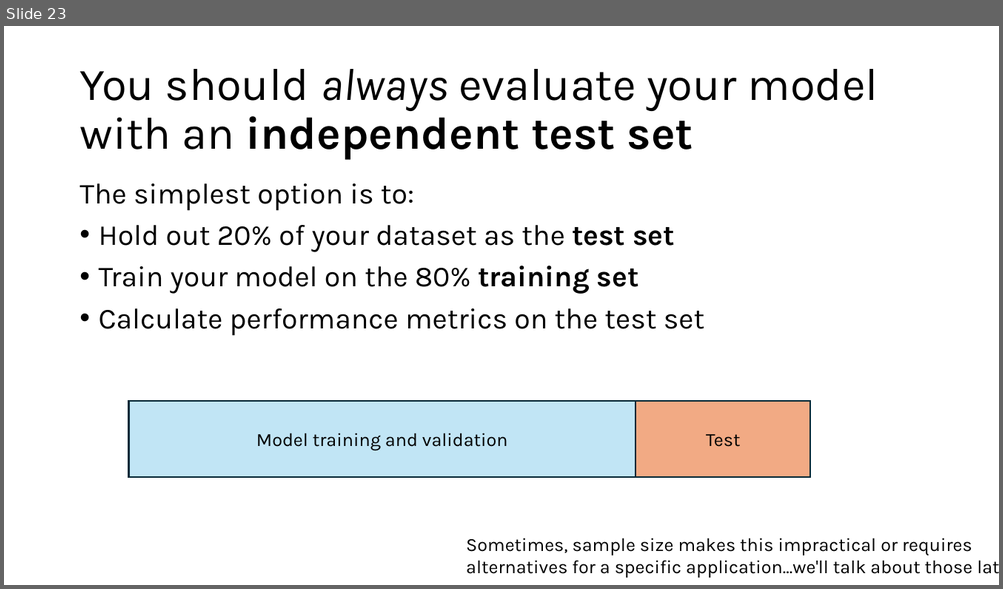
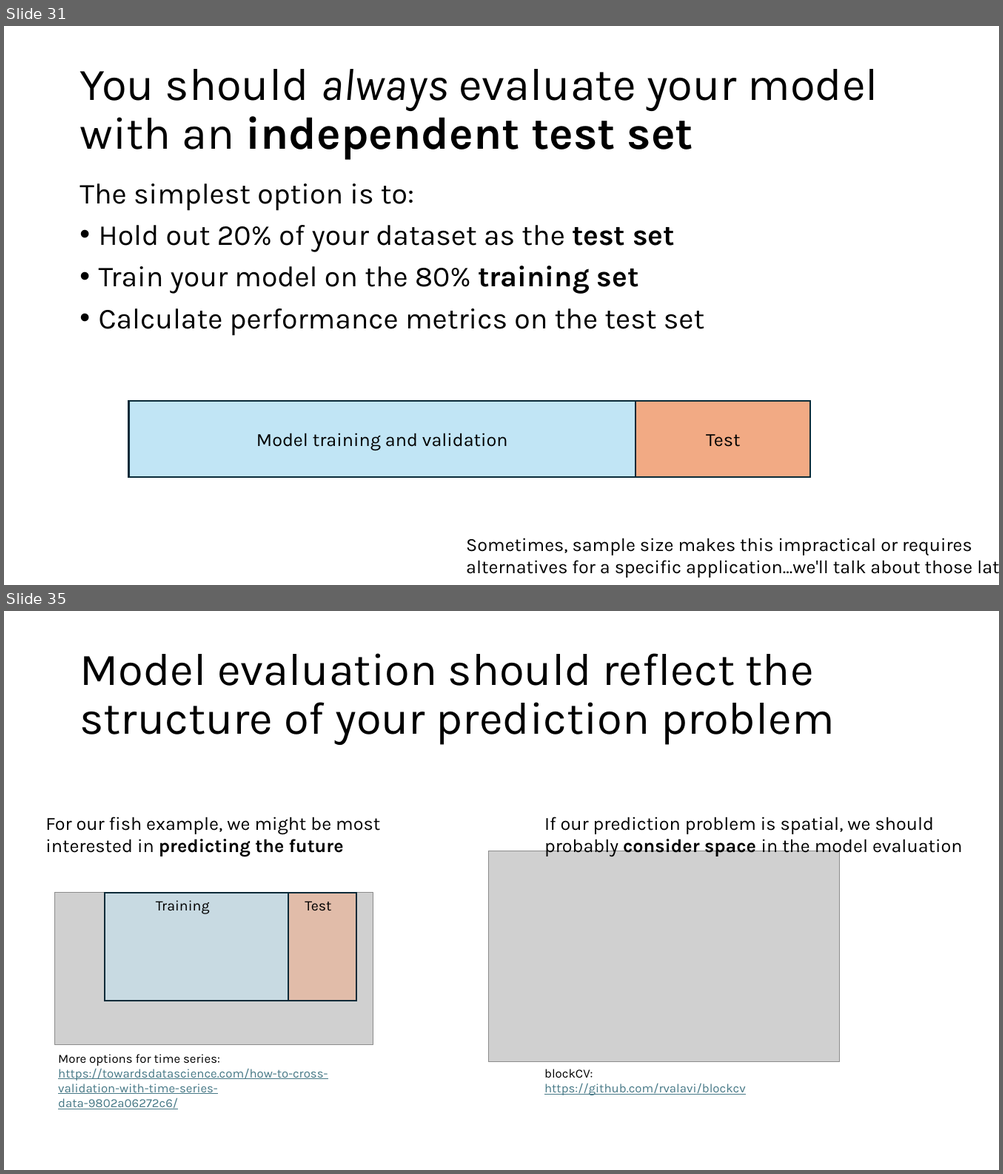
Before and after one commit to grantvagle/ml_methods_workshop, a slide deck: slides/02_model_eval_cv.pptx. Shown one above the other, each under a label of ours: slide 23 before the commit, slides 31 and 35 after it; the slides between them are not shown. The pictures are 1003x589 and 1003x1174 pixels, drawn with LibreOffice and Linux fonts; fonts in the diff are those of the drawing; grey boxes stand for pictures. Boxes give left, top, right and bottom in pixels: in the first picture for what was removed or moved away, otherwise in the second. Text is boxed around its words. In the diff, an @@ line names an element or a change of style, - is before the commit and + after.

```diff
--- a/slides/02_model_eval_cv.pptx
+++ b/slides/02_model_eval_cv.pptx
@@ slide 35 added at [4,611,999,1170], background #FFFFFF @@
@@ title added at [79,653,834,745], 44 pt, text #000000 @@
+Model evaluation should reflect the structure of your prediction problem
@@ text added at [544,817,962,857], 18 pt, text #000000 @@
+If our prediction problem is spatial, we should probably consider space in the model evaluation
@@ picture added at [488,851,839,1062] @@
@@ group added at [45,817,380,1045]: 3 texts, 2 rectangles, 1 picture @@
+For our fish example, we might be most interested in predicting the future
+Training
+Test
@@ text added at [58,1054,327,1110], 12 pt, text #467886, underline @@
+More options for time series: https://towardsdatascience.com/how-to-cross-validation-with-time-series-data-9802a06272c6/
@@ text added at [544,1069,745,1096], 12 pt, text #467886, underline @@
+blockCV: https://github.com/rvalavi/blockcv
@@ what was slide 23 is now slide 31 @@
```
Also in this commit, not shown: 11 slides changed, 13 other slides added, 1 slide removed.
